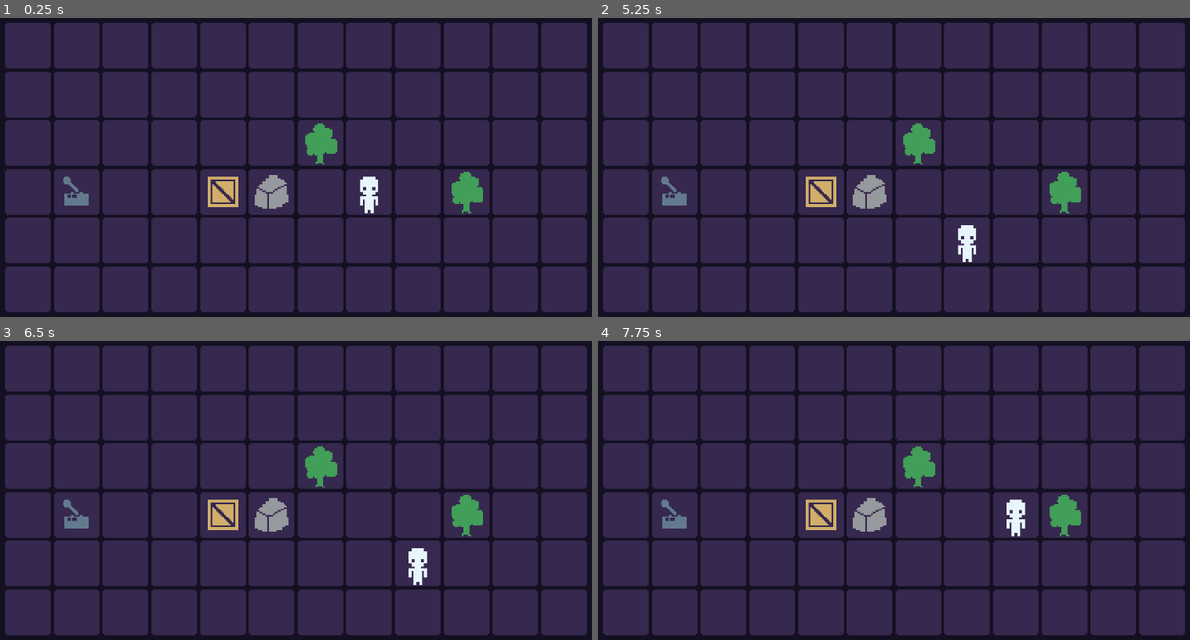
Above: before the commit, frames 1-4 (two rows, left to right).
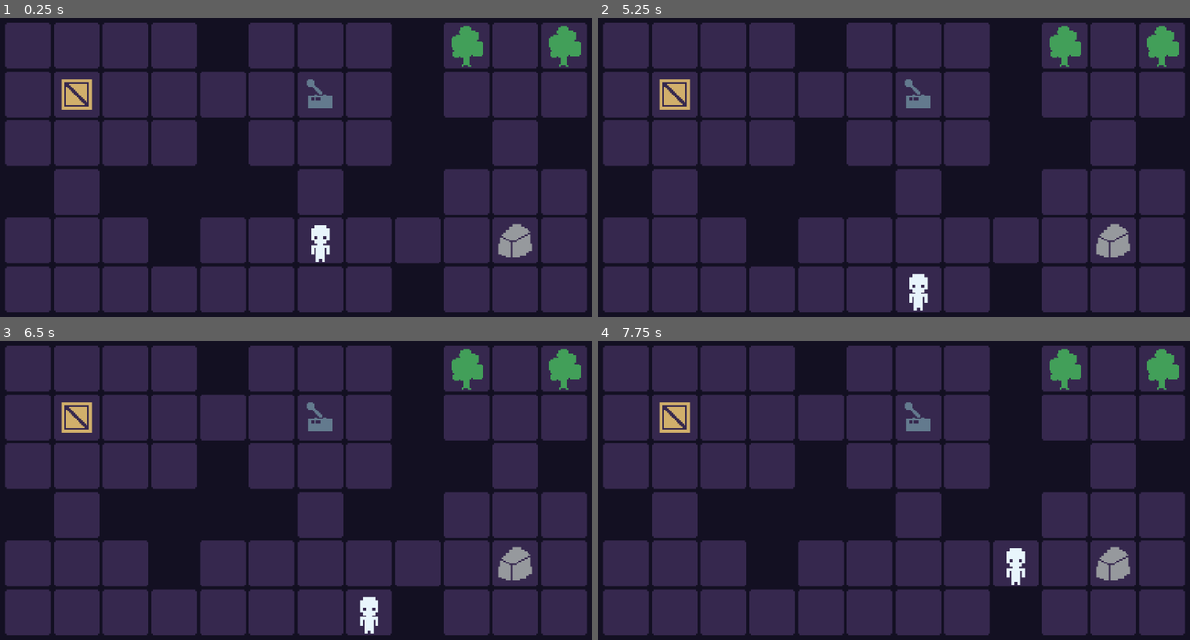
Above: after the commit, the same moments.

Repository: dmfv/probable-waddle
Game: Godot game, scene res://gameplay.tscn
Same seed, same stepped clock (60 frames per second), same inputs: the game is played once before the commit and once after it.
Inputs:
- Up to frame 1 (0.25 s): no input
- Up to frame 2 (5.25 s): tap Enter at 0.5 s; hold D (right) 0.53-1.28 s; tap R (reset) every 0.75 s from 1.25 to 4.25 s; hold S (down) 1.28-2.03 s; hold D (right) 2.03-2.78 s; hold W (up) 2.78-3.53 s; hold A (left) 3.53-5.03 s; hold S (down) from 5.03 s (still down)
- Up to frame 3 (6.5 s): release S (down) at 5.78 s; hold D (right) from 5.78 s (still down)
- Up to frame 4 (7.75 s): release D (right) at 6.53 s; hold W (up) 6.53-7.28 s; hold D (right) from 7.28 s (still down)

The runs differ from the first frame. In frame 1, 22% of the frame differs, in the area x 0-100%, y 1-99%; in frame 2, 23%; in frame 3, 23%; in frame 4, 22%.

Commit message:
initial geometry

Diff:
--- a/Scenes/Levels/1/level.tscn
+++ b/Scenes/Levels/1/level.tscn
@@ -42,7 +42,7 @@
 modulate = Color(0.211765, 0.156863, 0.305882, 1)
 tile_set = ExtResource("2_oxvjs")
 format = 2
-layer_0/tile_data = PackedInt32Array(0, 1, 0, 1, 1, 0, 2, 1, 0, 65538, 1, 0, 65536, 1, 0, 65537, 1, 0, 3, 1, 0, 65539, 1, 0, 65535, 1, 0, 131071, 1, 0, 131070, 1, 0, 65534, 1, 0, -2, 1, 0, -1, 1, 0, -65536, 1, 0, -65535, 1, 0, -65534, 1, 0, -65533, 1, 0, 131069, 1, 0, 65533, 1, 0, -3, 1, 0, -4, 1, 0, 65532, 1, 0, 131068, 1, 0, -65540, 1, 0, -65539, 1, 0, -65538, 1, 0, -65537, 1, 0, -131072, 1, 0, -131071, 1, 0, -131070, 1, 0, -131069, 1, 0, -196605, 1, 0, -196606, 1, 0, -196607, 1, 0, -196608, 1, 0, -131073, 1, 0, -65541, 1, 0, -5, 1, 0, 65531, 1, 0, 131067, 1, 0, -196604, 1, 0, -131068, 1, 0, -65532, 1, 0, 4, 1, 0, 65540, 1, 0, 131076, 1, 0, 131075, 1, 0, 131074, 1, 0, 131073, 1, 0, 131072, 1, 0, 196607, 1, 0, 196606, 1, 0, 196605, 1, 0, 196604, 1, 0, 196603, 1, 0, -131078, 1, 0, -65542, 1, 0, -6, 1, 0, 65530, 1, 0, 131066, 1, 0, 196602, 1, 0, -196603, 1, 0, -131067, 1, 0, -65531, 1, 0, 5, 1, 0, 65541, 1, 0, 131077, 1, 0, -131077, 1, 0, -131076, 1, 0, -131075, 1, 0, -131074, 1, 0)
+layer_0/tile_data = PackedInt32Array(0, 1, 0, 65538, 1, 0, 65536, 1, 0, 65537, 1, 0, 3, 1, 0, 65539, 1, 0, 131071, 1, 0, 131070, 1, 0, -1, 1, 0, -65536, 1, 0, -65535, 1, 0, -3, 1, 0, -4, 1, 0, 131068, 1, 0, -65540, 1, 0, -65539, 1, 0, -65538, 1, 0, -65537, 1, 0, -131072, 1, 0, -131071, 1, 0, -131069, 1, 0, -196605, 1, 0, -196607, 1, 0, -196608, 1, 0, -131073, 1, 0, -65541, 1, 0, -5, 1, 0, 65531, 1, 0, 131067, 1, 0, -196604, 1, 0, -131068, 1, 0, -65532, 1, 0, 4, 1, 0, 65540, 1, 0, 131076, 1, 0, 131075, 1, 0, 131073, 1, 0, 131072, 1, 0, 196607, 1, 0, 196606, 1, 0, 196605, 1, 0, 196604, 1, 0, 196603, 1, 0, -131078, 1, 0, -65542, 1, 0, -6, 1, 0, 131066, 1, 0, 196602, 1, 0, -196603, 1, 0, -131067, 1, 0, 5, 1, 0, 65541, 1, 0, 131077, 1, 0, -131077, 1, 0, -131076, 1, 0, -131075, 1, 0)
 
 [node name="Objects" type="Node2D" parent="SubLevel_1"]
 editor_description = "When I started out, I would always make these \"scene objects container\" nodes a Node2D.
@@ -50,21 +50,22 @@
 Using a Node instead of a Node2D prevents that, as regular Nodes don't have a `position` property"
 
 [node name="Tree" parent="SubLevel_1/Objects" instance=ExtResource("3_1dcbr")]
-position = Vector2(0, -32)
+position = Vector2(96, -96)
 
 [node name="Tree2" parent="SubLevel_1/Objects" instance=ExtResource("3_1dcbr")]
-position = Vector2(96, 0)
+position = Vector2(160, -96)
 
 [node name="Rock" parent="SubLevel_1/Objects" instance=ExtResource("4_57b4m")]
-position = Vector2(-32, 0)
+position = Vector2(128, 32)
 
 [node name="Switch" parent="SubLevel_1/Objects" instance=ExtResource("5_ivcgl")]
-position = Vector2(-160, 0)
+position = Vector2(0, -64)
 
 [node name="Crate" parent="SubLevel_1/Objects" instance=ExtResource("6_nguaa")]
-position = Vector2(-64, 0)
+position = Vector2(-160, -64)
 
 [node name="SubLevel_2" type="Node2D" parent="."]
+visible = false
 script = ExtResource("3_tca36")
 
 [node name="TileMap" type="TileMap" parent="SubLevel_2"]
@@ -100,4 +101,4 @@
 
 [node name="Player" parent="." instance=ExtResource("1_78sfj")]
 z_index = 1
-position = Vector2(32, 0)
+position = Vector2(0, 32)
Not shown, added: Sprites/crate.png.import
Not shown, added: Sprites/door.png.import
Not shown, added: Sprites/player.png.import
Not shown, added: Sprites/rock.png.import
Not shown, added: Sprites/switch.png.import
Not shown, added: Sprites/tile.png.import
Not shown, added: Sprites/tree.png.import
Not shown: 1 places in Tiles/ground_tileset.tres that only renumber resources
Not shown, added: icon.svg.import
